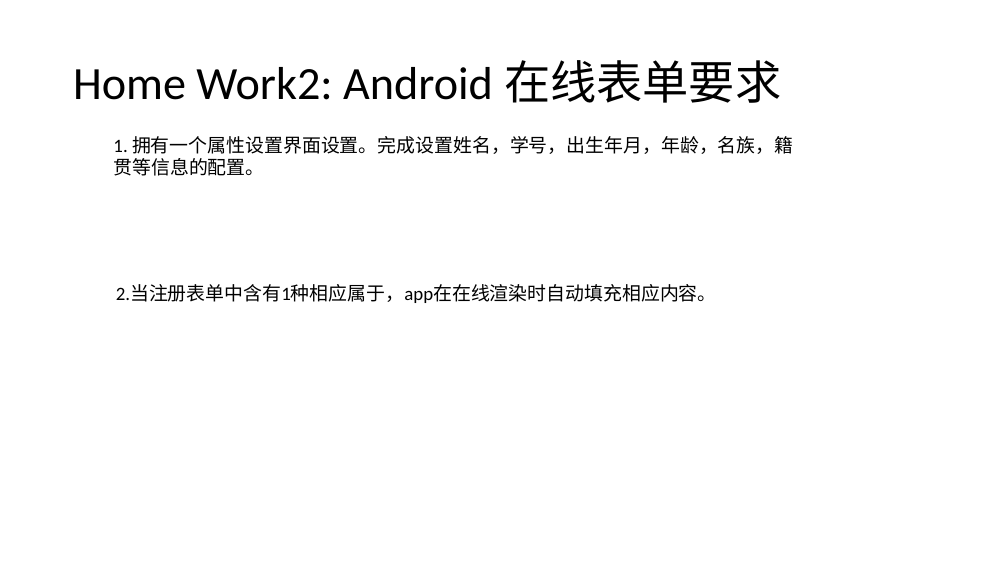
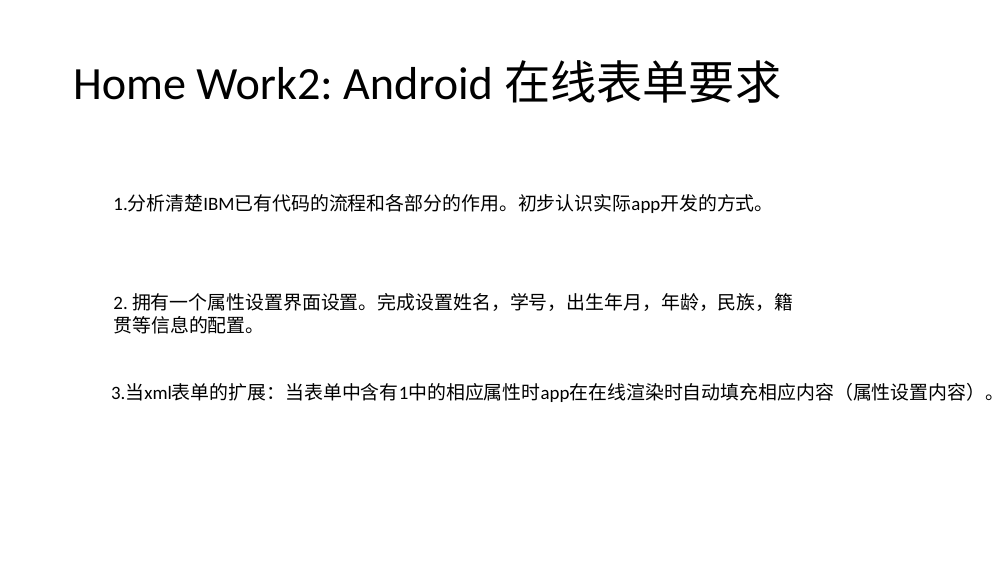
Before and after one commit to djuanbei/18Android1, a slide deck: slide 27 of ppt/ch4.pptx (slide 26 before the commit). Drawn at 1008x567 pixels with LibreOffice and Linux fonts; fonts in the diff are those of the drawing. Boxes give left, top, right and bottom in pixels: in the first picture for what was removed or moved away, otherwise in the second. Text is boxed around its words. In the diff, an @@ line names an element or a change of style, - is before the commit and + after.

```diff
--- a/ppt/ch4.pptx
+++ b/ppt/ch4.pptx
@@ text added at <box>113,195,773,213</box>, 18 pt, text #000000 @@
+1.分析清楚IBM已有代码的流程和各部分的作用。初步认识实际app开发的方式。
@@ text at <box>113,293,793,334</box>: text changed @@
-1. 拥有一个属性设置界面设置。完成设置姓名，学号，出生年月，年龄，名族，籍贯等信息的配置。
+2. 拥有一个属性设置界面设置。完成设置姓名，学号，出生年月，年龄，民族，籍贯等信息的配置。
@@ text removed at <box>116,285,717,303</box> @@
-2.当注册表单中含有1种相应属于，app在在线渲染时自动填充相应内容。
@@ text added at <box>111,383,1004,402</box>, 18 pt, text #000000 @@
+3.当xml表单的扩展：当表单中含有1中的相应属性时app在在线渲染时自动填充相应内容（属性设置内容）。
```
Also in this commit, not shown: 9 other slides changed, 2 slides added.
